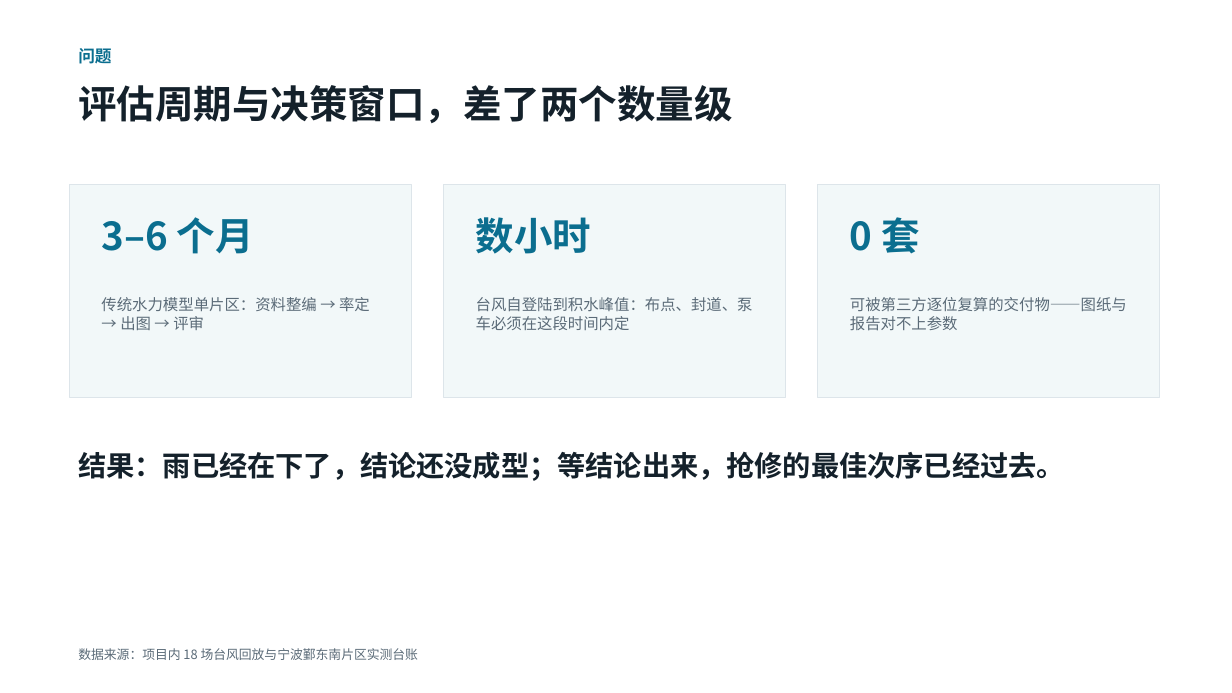
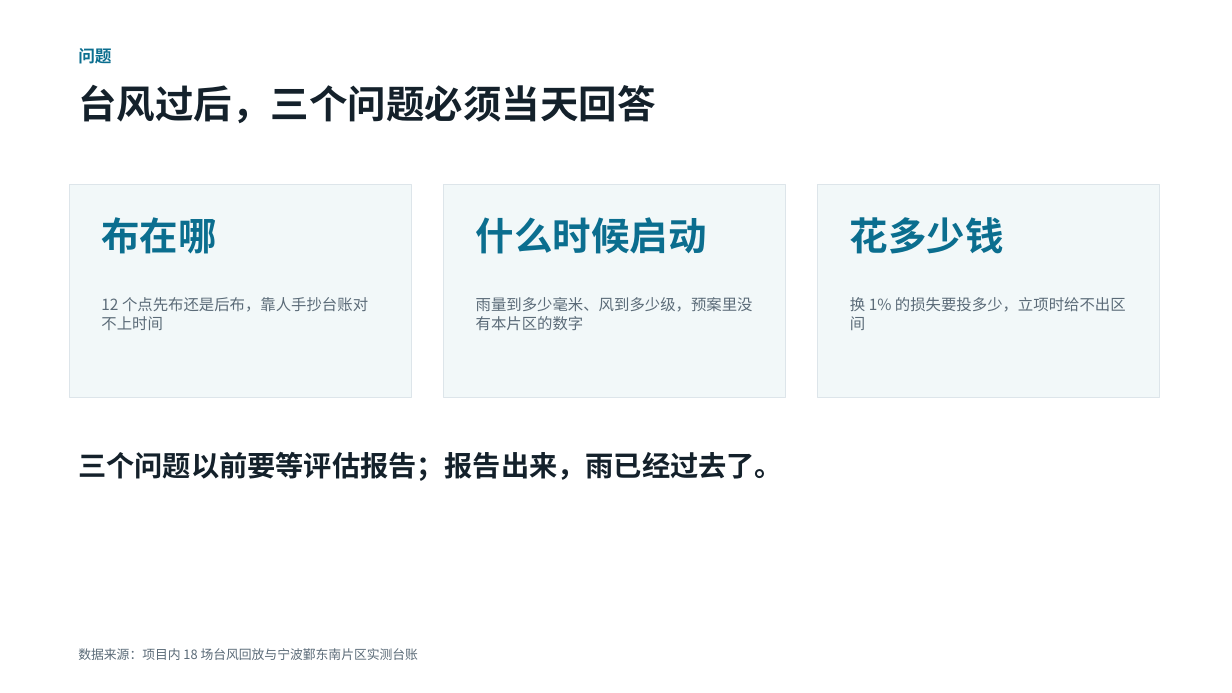
Before and after one commit to toki0413/typhoeus, a slide deck: slide 2 of docs/demo/typhoeus-demo.pptx. Drawn at 1232x693 pixels with LibreOffice and Linux fonts; fonts in the diff are those of the drawing. Boxes give left, top, right and bottom in pixels: in the first picture for what was removed or moved away, otherwise in the second. Text is boxed around its words. In the diff, an @@ line names an element or a change of style, - is before the commit and + after.

```diff
--- a/docs/demo/typhoeus-demo.pptx
+++ b/docs/demo/typhoeus-demo.pptx
@@ text at (x1=78, y1=85, x2=655, y2=123): text changed @@
-评估周期与决策窗口，差了两个数量级
+台风过后，三个问题必须当天回答
@@ text at (x1=101, y1=217, x2=216, y2=254): text changed @@
-3–6 个月
+布在哪
@@ text at (x1=476, y1=217, x2=707, y2=254): text changed @@
-数小时
+什么时候启动
@@ text at (x1=850, y1=217, x2=1004, y2=254): text changed @@
-0 套
+花多少钱
@@ text at (x1=101, y1=297, x2=368, y2=330): text changed @@
-传统水力模型单片区：资料整编 → 率定 → 出图 → 评审
+12 个点先布还是后布，靠人手抄台账对不上时间
@@ text at (x1=476, y1=297, x2=753, y2=330): text changed @@
-台风自登陆到积水峰值：布点、封道、泵车必须在这段时间内定
+雨量到多少毫米、风到多少级，预案里没有本片区的数字
@@ text at (x1=850, y1=297, x2=1126, y2=330): text changed @@
-可被第三方逐位复算的交付物——图纸与报告对不上参数
+换 1% 的损失要投多少，立项时给不出区间
@@ text at (x1=78, y1=452, x2=783, y2=481): text changed @@
-结果：雨已经在下了，结论还没成型；等结论出来，抢修的最佳次序已经过去。
+三个问题以前要等评估报告；报告出来，雨已经过去了。
```
Also in this commit, not shown: 11 other slides changed, 1 slide removed, 11 other files.
